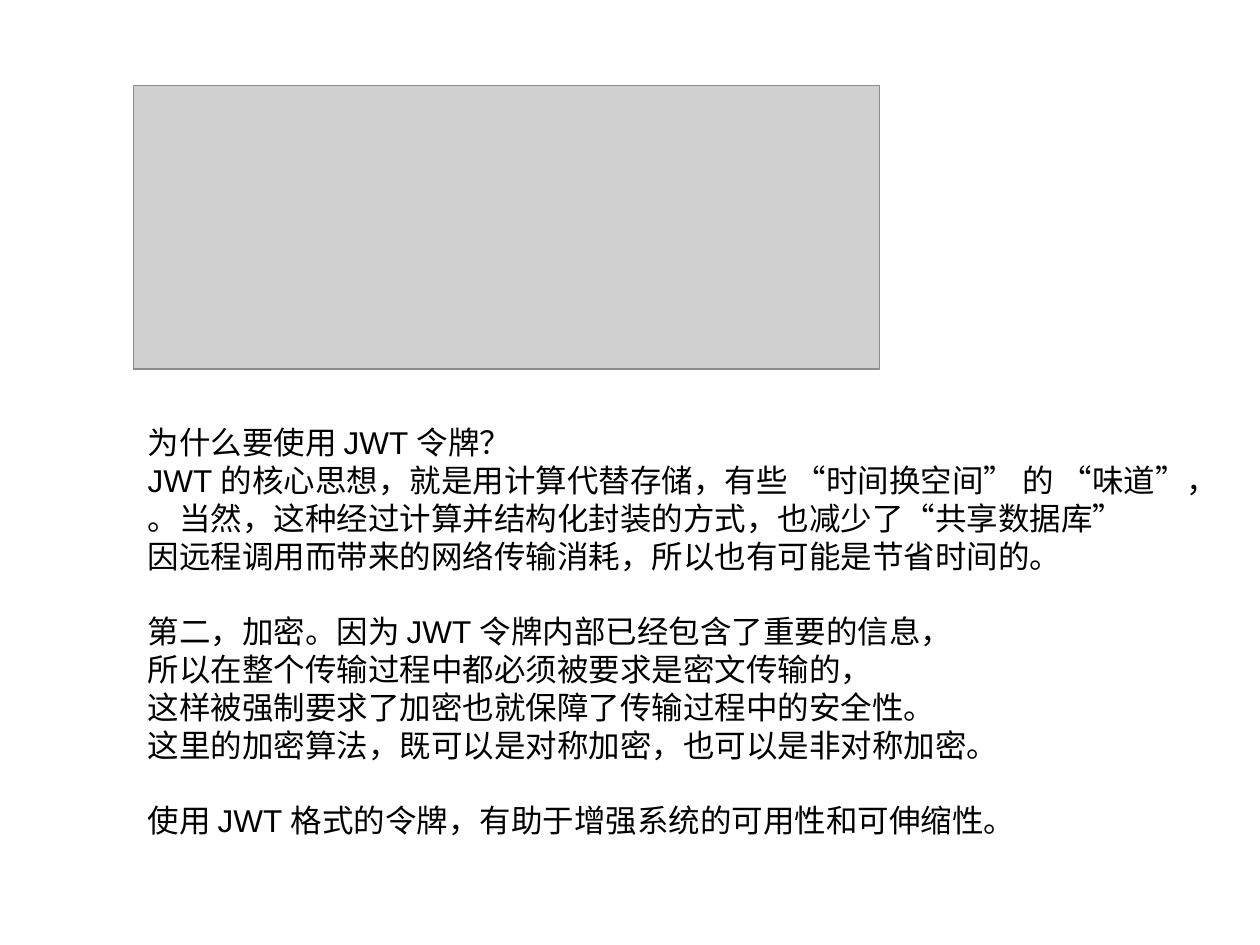
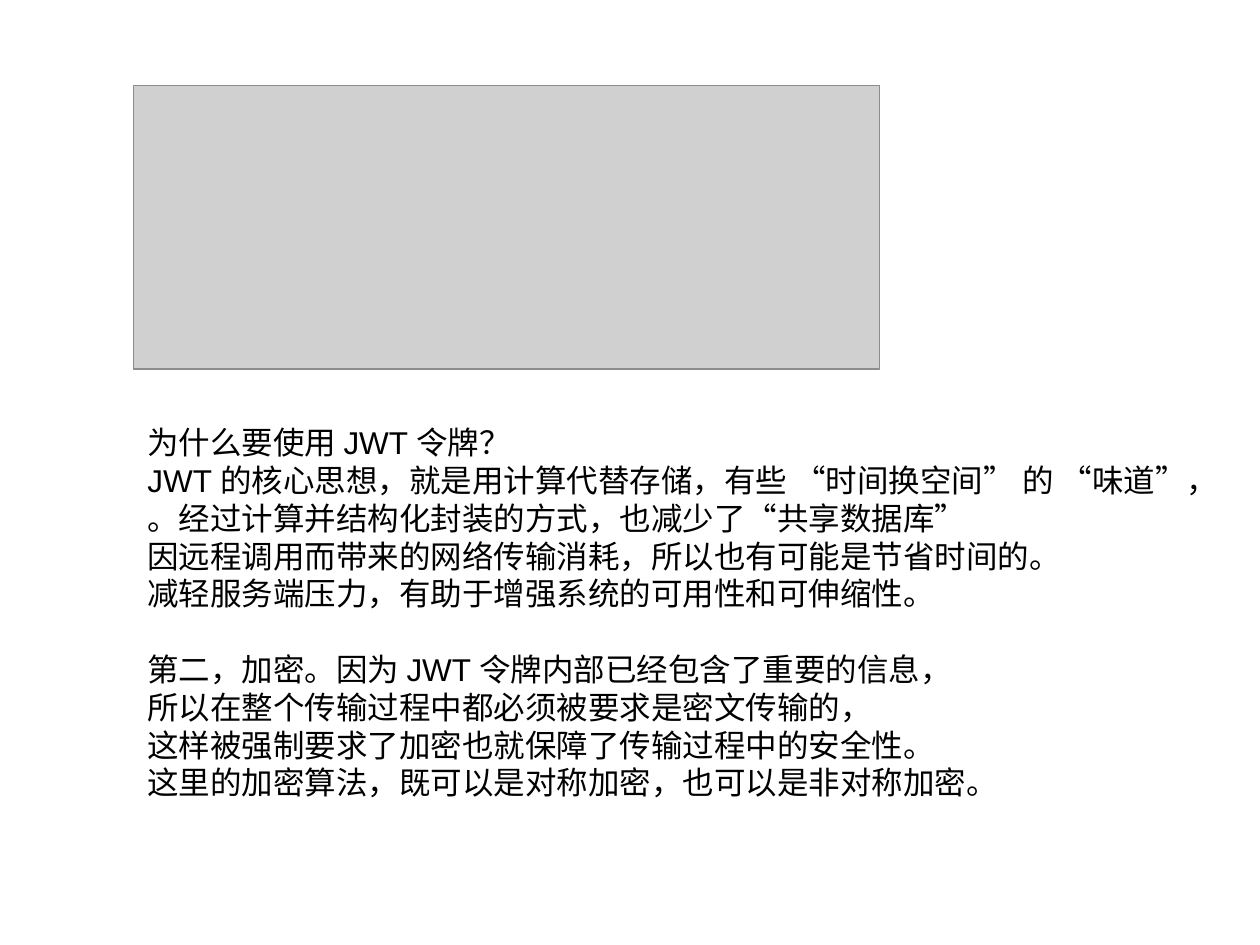
Before and after one commit to liyongjava36/oauth, a slide deck: slide 10 of 123.ppt. Drawn at 1260x945 pixels with LibreOffice and Linux fonts; fonts in the diff are those of the drawing; grey boxes stand for pictures. Boxes give left, top, right and bottom in pixels: in the first picture for what was removed or moved away, otherwise in the second. Text is boxed around its words. In the diff, an @@ line names an element or a change of style, - is before the commit and + after.

```diff
--- a/123.ppt
+++ b/123.ppt
@@ text at (147,503,966,533): text changed @@
-。当然，这种经过计算并结构化封装的方式，也减少了“共享数据库”
+。经过计算并结构化封装的方式，也减少了“共享数据库”
@@ text at (147,578,935,608): paragraph added @@
+减轻服务端压力，有助于增强系统的可用性和可伸缩性。
@@ text at (148,805,1015,835): paragraph removed @@
-使用 JWT 格式的令牌，有助于增强系统的可用性和可伸缩性。
```
